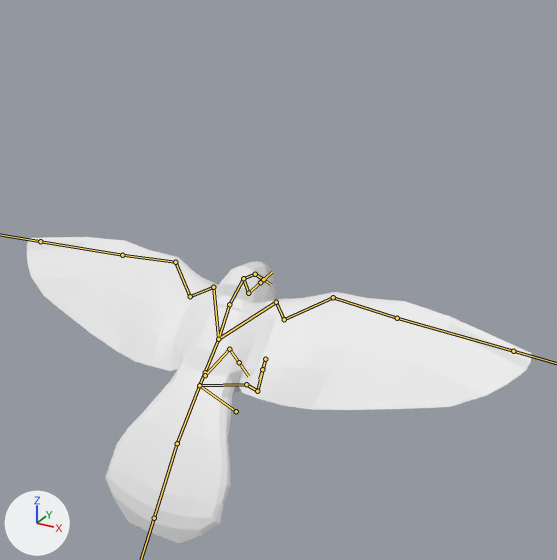
Before and after pictures for a commit that changed the FBX model Assets/Models/Finch/bird.fbx.
The view is the same before and after, from a 50 mm camera at (7.03, -11.04, 8.61) aimed at (1.08, -0.23, 3.2). The axes (+X, +Y, +Z) are drawn at lower left. The lights are the same throughout. The bones that bend it are drawn over the model as lines.
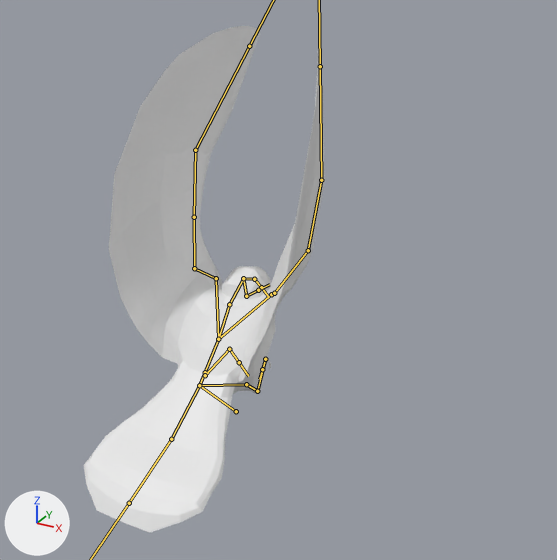
The newer file adds an action. The first version stands in its rest pose; the second is drawn at frame 23 of the action 'Armature|FlyIdle'.

What differs and where, as boxes (x1, y1, x2, y2) in the pictures (557 x 560 px):
'Cube', posed (52% narrower, 65% taller): before (27, 237, 531, 544); after (84, 26, 325, 533)
bone 'UpperBeak', root to tip: before (243, 278) to (255, 274); after (243, 278) to (254, 279)
bone 'LowerBeak', root to tip: before (243, 278) to (248, 293); after (243, 278) to (246, 296)
bone 'Wing.R', root to tip: before (218, 339) to (213, 287); after (218, 339) to (216, 278)
bone 'Wing2.R', root to tip: before (213, 287) to (190, 296); after (216, 278) to (194, 268)
bone 'Wing3.R', root to tip: before (190, 296) to (175, 262); after (194, 268) to (194, 217)
bone 'OuterWing.R', root to tip: before (175, 262) to (122, 255); after (194, 217) to (195, 150)
bone 'OuterWing2.R', root to tip: before (122, 255) to (40, 241); after (195, 150) to (249, 46)
bone 'Wing.L', root to tip: before (218, 339) to (276, 302); after (218, 339) to (271, 294)
bone 'Wing2.L', root to tip: before (276, 302) to (284, 319); after (271, 294) to (274, 293)
bone 'Wing3.L', root to tip: before (284, 319) to (333, 297); after (274, 293) to (308, 250)
bone 'OuterWing.L', root to tip: before (333, 297) to (397, 318); after (308, 250) to (321, 180)
bone 'OuterWing2.L', root to tip: before (397, 318) to (513, 351); after (321, 180) to (320, 66)
bone 'UpperTail', root to tip: before (199, 385) to (177, 443); after (199, 385) to (171, 439)
bone 'LowerTail', root to tip: before (177, 443) to (154, 518); after (171, 439) to (129, 503)

The change, as a list of edits to the scene's bpy script:
```text
Change bone_upperbeak:
    where bone_upperbeak = bpy.data.objects['Armature'].pose.bones['UpperBeak']  # child of 'Head'
    bone_upperbeak.rotation_quaternion: (1.0, 0.0, 0.0, 0.0) -> (0.994, 0.033, 0.0, 0.108)  # degrees (0, 0, 0) -> degrees (4, 0, 12)
Change bone_lowerbeak:
    where bone_lowerbeak = bpy.data.objects['Armature'].pose.bones['LowerBeak']  # child of 'Head'
    bone_lowerbeak.rotation_quaternion: (1.0, 0.0, 0.0, 0.0) -> (0.994, 0.113, 0.0, 0.012)  # degrees (0, 0, 0) -> degrees (13, 0, 1)
Change bone_wing_r:
    where bone_wing_r = bpy.data.objects['Armature'].pose.bones['Wing.R']  # child of 'LowerSpine'
    bone_wing_r.rotation_quaternion: (1.0, 0.0, 0.0, 0.0) -> (0.953, -0.008, 0.282, -0.114)  # degrees (0, 0, 0) -> degrees (-5, 32, -15)
Change bone_wing2_r:
    where bone_wing2_r = bpy.data.objects['Armature'].pose.bones['Wing2.R']  # child of 'Wing.R'
    bone_wing2_r.rotation_quaternion: (1.0, 0.0, 0.0, 0.0) -> (0.914, -0.204, -0.341, 0.078)  # degrees (0, 0, 0) -> degrees (-32, -36, 20)
Change bone_wing3_r:
    where bone_wing3_r = bpy.data.objects['Armature'].pose.bones['Wing3.R']  # child of 'Wing2.R'
    bone_wing3_r.rotation_quaternion: (1.0, 0.0, 0.0, 0.0) -> (0.917, 0.059, 0.33, 0.215)  # degrees (0, 0, 0) -> degrees (18, 35, 32)
Change bone_outerwing_r:
    where bone_outerwing_r = bpy.data.objects['Armature'].pose.bones['OuterWing.R']  # child of 'Wing3.R'
    bone_outerwing_r.rotation_quaternion: (1.0, 0.0, 0.0, 0.0) -> (0.953, -0.28, -0.078, -0.086)  # degrees (0, 0, 0) -> degrees (-32, -11, -7)
Change bone_outerwing2_r:
    where bone_outerwing2_r = bpy.data.objects['Armature'].pose.bones['OuterWing2.R']  # child of 'OuterWing.R'
    bone_outerwing2_r.rotation_quaternion: (1.0, 0.0, 0.0, 0.0) -> (0.971, -0.225, -0.076, -0.024)  # degrees (0, 0, 0) -> degrees (-26, -9, -1)
Change bone_wing_l:
    where bone_wing_l = bpy.data.objects['Armature'].pose.bones['Wing.L']  # child of 'LowerSpine'
    bone_wing_l.rotation_quaternion: (1.0, 0.0, 0.0, 0.0) -> (0.973, 0.018, -0.214, 0.087)  # degrees (0, 0, 0) -> degrees (0, -25, 10)
Change bone_wing2_l:
    where bone_wing2_l = bpy.data.objects['Armature'].pose.bones['Wing2.L']  # child of 'Wing.L'
    bone_wing2_l.rotation_quaternion: (1.0, 0.0, 0.0, 0.0) -> (0.947, -0.223, 0.232, 0.002)  # degrees (0, 0, 0) -> degrees (-28, 26, -6)
Change bone_wing3_l:
    where bone_wing3_l = bpy.data.objects['Armature'].pose.bones['Wing3.L']  # child of 'Wing2.L'
    bone_wing3_l.rotation_quaternion: (1.0, 0.0, 0.0, 0.0) -> (0.941, -0.092, -0.306, -0.114)  # degrees (0, 0, 0) -> degrees (-7, -37, -11)
Change bone_outerwing_l:
    where bone_outerwing_l = bpy.data.objects['Armature'].pose.bones['OuterWing.L']  # child of 'Wing3.L'
    bone_outerwing_l.rotation_quaternion: (1.0, 0.0, 0.0, 0.0) -> (0.973, -0.176, 0.099, 0.112)  # degrees (0, 0, 0) -> degrees (-19, 13, 11)
Change bone_outerwing2_l:
    where bone_outerwing2_l = bpy.data.objects['Armature'].pose.bones['OuterWing2.L']  # child of 'OuterWing.L'
    bone_outerwing2_l.rotation_quaternion: (1.0, 0.0, 0.0, 0.0) -> (0.977, -0.172, 0.101, 0.07)  # degrees (0, 0, 0) -> degrees (-19, 13, 6)
Change bone_uppertail:
    where bone_uppertail = bpy.data.objects['Armature'].pose.bones['UpperTail']  # child of 'Bone'
    bone_uppertail.rotation_quaternion: (1.0, 0.0, 0.0, 0.0) -> (0.994, 0.096, 0.0, 0.045)  # degrees (0, 0, 0) -> degrees (11, 0, 5)
Change bone_lowertail:
    where bone_lowertail = bpy.data.objects['Armature'].pose.bones['LowerTail']  # child of 'UpperTail'
    bone_lowertail.rotation_quaternion: (1.0, 0.0, 0.0, 0.0) -> (0.985, 0.168, 0.0, 0.04)  # degrees (0, 0, 0) -> degrees (19, -1, 5)
```
